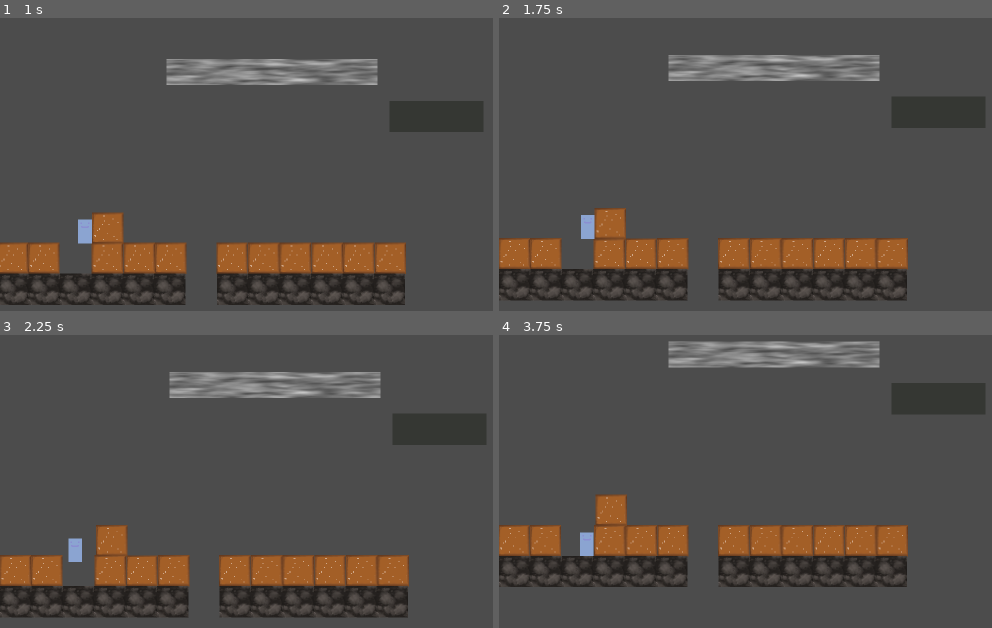
Above: before the commit, frames 1-4 (two rows, left to right).
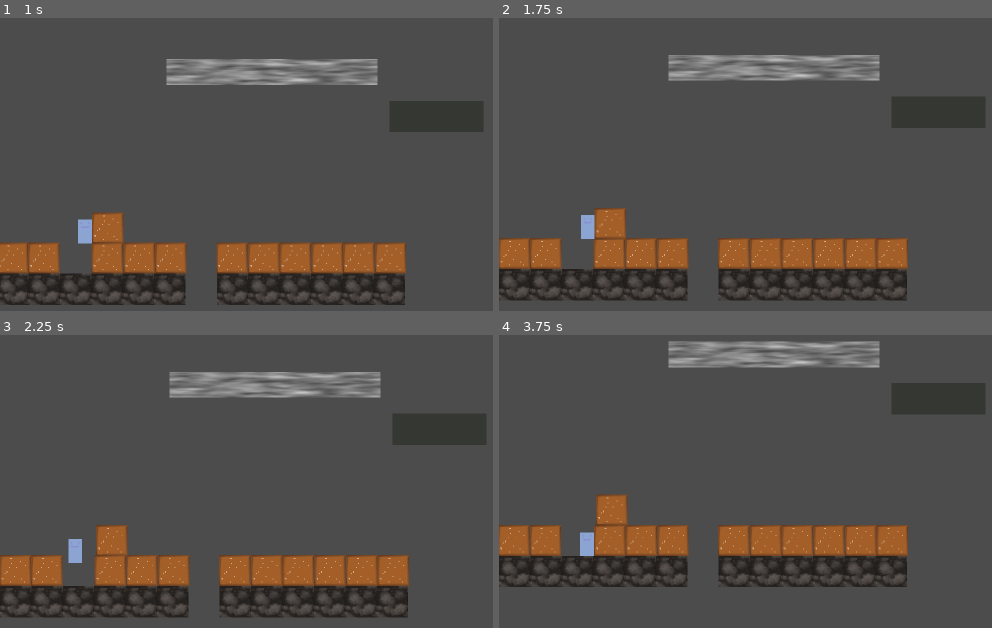
Above: after the commit, the same moments.

Repository: TraceMyers/Godot-Wild-15-Islands
Game: Godot game, scene res://src/main/Game.tscn
Two runs of this game, one before a commit and one after it. Both use one fixed random seed, a clock stepped at 60 frames per second and the inputs below.
Inputs:
- Up to frame 1 (1 s): hold Right (ui_right) from 0.53 s (still down); tap S (ui_accept) at 0.77 s
- Up to frame 2 (1.75 s): keep holding Right (ui_right); tap S (ui_accept) at 1.52 s
- Up to frame 3 (2.25 s): tap Enter at 2 s; release Right (ui_right) at 2.03 s; hold Left (ui_left) from 2.03 s (still down)
- Up to frame 4 (3.75 s): release Left (ui_left) at 2.78 s; hold Right (ui_right) from 2.78 s (still down); tap S (ui_accept) at 3.02, 3.5 s

Frame 1 is identical in both runs. In frame 2, 0.1% of the frame differs, in the area x 4-82%, y 21-85%; in frame 3, 0.1%; in frame 4, less than 0.1%.

Commit message:
fixing player jump and cloud movement

Diff:
--- a/src/blocks/DirtBlock.gd
+++ b/src/blocks/DirtBlock.gd
@@ -64,5 +64,5 @@
 
 func _on_DetectCeiling_body_entered(body):
 	if "cloud" in body.name:
-		position.y += -200
+		body.get_node("CollisionPolygon2D").call_deferred("set_disabled",true)
 	pass # Replace with function body.
--- a/src/blocks/DirtBlock.tscn
+++ b/src/blocks/DirtBlock.tscn
@@ -27,6 +27,7 @@
 
 [node name="CollisionPolygon2D" type="CollisionShape2D" parent="."]
 shape = SubResource( 1 )
+one_way_collision_margin = 3.0
 
 [node name="SeedSprite" type="Sprite" parent="."]
 scale = Vector2( 0.5, 0.5 )
--- a/src/blocks/cloud.gd
+++ b/src/blocks/cloud.gd
@@ -12,4 +12,12 @@
 
 func bounce():
 	$AnimationPlayer.play("bounce")
+	yield($AnimationPlayer,"animation_finished")
 	pass
+
+
+
+func _on_Area2D_body_entered(body):
+	#$CollisionPolygon2D.set_disabled(false)
+	get_node("CollisionPolygon2D").call_deferred("set_disabled",false)
+	pass # Replace with function body.
--- a/src/blocks/cloud.tscn
+++ b/src/blocks/cloud.tscn
@@ -10,7 +10,6 @@
 
 [sub_resource type="Animation" id=3]
 resource_name = "bounce"
-length = 1.5
 tracks/0/type = "value"
 tracks/0/path = NodePath(".:position")
 tracks/0/interp = 2
@@ -18,11 +17,14 @@
 tracks/0/imported = false
 tracks/0/enabled = true
 tracks/0/keys = {
-"times": PoolRealArray( 0, 0.7, 1.5 ),
+"times": PoolRealArray( 0, 0.5, 0.9 ),
 "transitions": PoolRealArray( 1, 1, 1 ),
 "update": 0,
 "values": [ Vector2( 0, 0 ), Vector2( 0, 10.07 ), Vector2( 0, 0 ) ]
 }
+
+[sub_resource type="RectangleShape2D" id=4]
+extents = Vector2( 69.0799, 2.91705 )
 
 [node name="cloud" type="Node2D"]
 
@@ -43,3 +45,10 @@
 
 [node name="AnimationPlayer" type="AnimationPlayer" parent="cloud"]
 anims/bounce = SubResource( 3 )
+
+[node name="Area2D" type="Area2D" parent="cloud"]
+
+[node name="CollisionShape2D" type="CollisionShape2D" parent="cloud/Area2D"]
+position = Vector2( 0, -38.86 )
+shape = SubResource( 4 )
+[connection signal="body_entered" from="cloud/Area2D" to="cloud" method="_on_Area2D_body_entered"]
--- a/src/player/Shaun.gd
+++ b/src/player/Shaun.gd
@@ -5,10 +5,11 @@
 const MAX_X_SPEED : float = 200.0
 const MIN_X_SPEED : float = 8.0
 const INIT_JUMP_SPEED : float = -440.0
-const MAX_Y_SPEED : float = 800.0
+const MAX_Y_SPEED : float = 1000.0
 const GRAVITY : float = 24.0
 const CREATE_BLOCK_MOVE : float = -80.0
 
+var jumpCount =2
 var hard_land : bool = false
 var velocity := Vector2()
 var move_x_input : bool = false
@@ -29,7 +30,7 @@
 	if d_block != null:
 		d_block.bounce()
 		pass
-	if velocity.y>600 :
+	if velocity.y>850 :
 		print( velocity.y)
 		hard_land = true
 	if velocity.y < MAX_Y_SPEED:
@@ -38,6 +39,7 @@
 		elif not is_on_floor():
 			velocity.y += GRAVITY
 		else:
+			jumpCount =2
 			if hard_land:
 				hard_land= false
 				hard_land()
@@ -64,7 +66,11 @@
 	move_x_input = true
 
 func _UserInput_init_jump():
-	jump_input = true
+	if jumpCount!=0:
+		jump_input = true
+		jumpCount-=1
+	else:
+		jump_input =false
 
 func _UserInput_jump_higher():
 	if not is_on_floor() and velocity.y < 0:
Not shown: 1 places in src/blocks/cloud.tscn that only renumber resources
